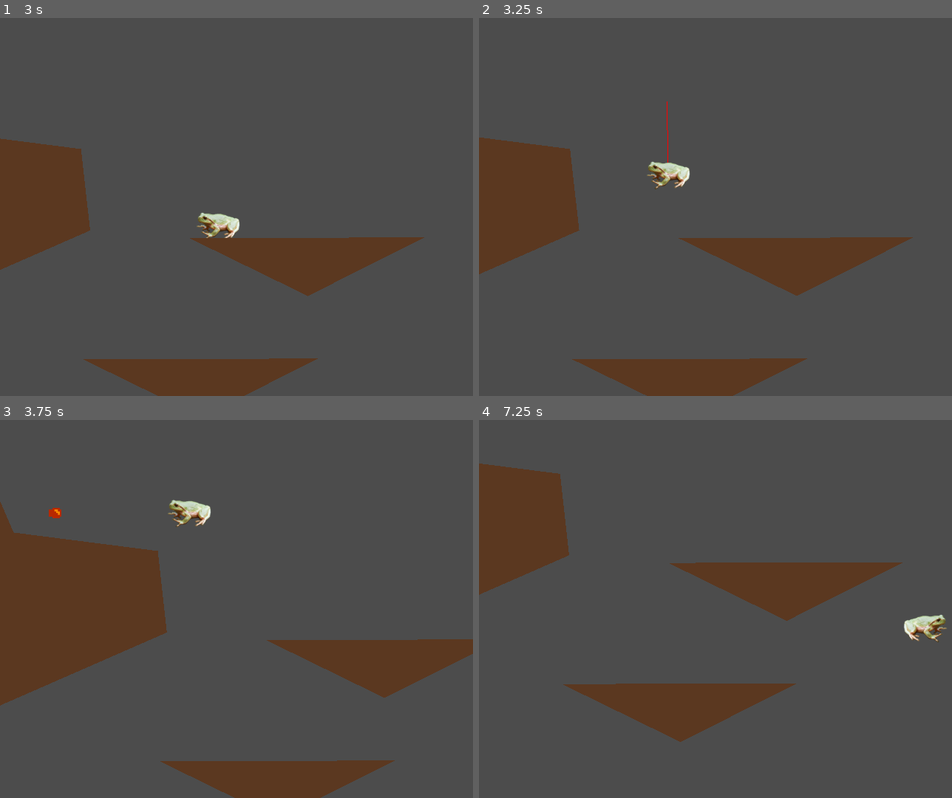
Above: before the commit, frames 1-4 (two rows, left to right).
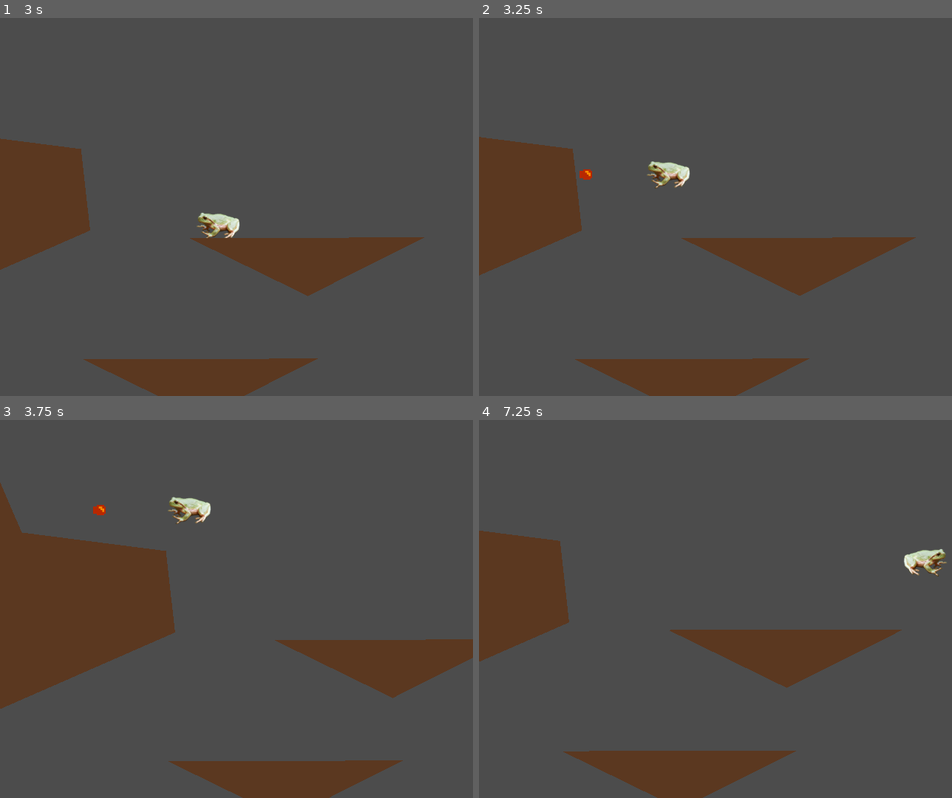
Above: after the commit, the same moments.

Repository: fheysel/frogGoesToSpace
Game: Godot game, scene res://Level0.tscn
The game is run twice, just before and just after one commit, with the same random seed, the same clock (stepped at 60 frames per second) and the same inputs.
Inputs:
- Up to frame 1 (3 s): hold X (tongue) 0.53-1.28 s; hold Right (walk_right) 0.53-2.03 s; tap Z (jump) at 0.77, 0.8, 1.07, 1.35, 1.52, 1.82, 2.3 s; tap X (tongue) at 1.55 s; hold Down (look_down) 2.03-2.78 s; hold Left (walk_left) from 2.03 s (still down); tap Up (look_up) at 2.85 s
- Up to frame 2 (3.25 s): keep holding Left (walk_left); tap Z (jump) at 3.02 s; tap X (tongue) at 3.05 s
- Up to frame 3 (3.75 s): keep holding Left (walk_left); tap Z (jump) at 3.32 s; hold X (tongue) from 3.53 s (still down)
- Up to frame 4 (7.25 s): tap Z (jump) at 3.77, 3.8, 4.07, 4.52, 4.82, 6.02, 6.32, 6.77, 6.8, 7.07 s; release Left (walk_left) at 4.28 s; release X (tongue) at 4.28 s; hold Right (walk_right) from 4.28 s (still down); tap X (tongue) at 4.35, 6.05 s; hold Z (jump) 5.03-5.78 s; tap Down (look_down) at 5.85 s; hold Up (look_up) from 6.53 s (still down)

Frame 1 is identical in both runs. In frame 2, 0.7% of the frame differs, in the area x 0-93%, y 22-100%; in frame 3, 2.3%; in frame 4, 22%, in the area x 0-99%, y 11-100%.

Commit message:
Add frog hop, jump, tongue shoot, and tongue swing sound effects

Diff:
--- a/godotproject/Player.gd
+++ b/godotproject/Player.gd
@@ -11,6 +11,11 @@
 export (float) var shorthop_ratio = 0.6
 export (float) var swing_user_anglespeed_per_s = 1
 export (float) var swing_user_radius_per_s = 40
+# How long to delay between hop sound effects
+export (float) var hop_sound_timer_period = 0.2
+# Used to add some randomness to hop sounds - see its use
+# in the code below for more detail
+export (float) var hop_sound_timer_period_variance = 0.1
 
 
 var velocity = Vector2.ZERO
@@ -28,6 +33,14 @@
 var swing_radius = 0
 var swing_angle = 0
 var swing_pivot_position = Vector2.ZERO
+
+# Timer used to add delay between hop sound effects
+# This is temporary - in the future, hop sound will be synchronized
+# with the hop animation
+var hop_sound_timer = 0
+
+func is_zero(x):
+	return abs(x) < 0.01
 
 func start_swing():
 	# Calculate initial angle and radius
@@ -133,6 +146,17 @@
 			velocity.y = jump_speed
 		velocity.y = max(min(velocity.y, 1200), -1200)
 		velocity = move_and_slide(velocity, Vector2.UP)
+		# Count down the hop sound timer, ensuring it never goes below 0.
+		hop_sound_timer = max(hop_sound_timer - delta, 0)
+		# Play sound effect when timer has expired and frog is walking on floor.
+		if hop_sound_timer <= 0 && is_on_floor() && !is_zero(user_direction.x) && !is_zero(velocity.x):
+			# Calculate new timer value, based on period as well as random variance.
+			# This slight variance will hopefully make it sound more natural.
+			# Let P and V be the period and variance, the minimum timer value will be P and the max will be P*(1+V)
+			# In practice, with (P,V) = (0.2,0.1), the min will be 0.2 and the max will be 0.22
+			hop_sound_timer = hop_sound_timer_period * (1 + rand_range(0, hop_sound_timer_period_variance))
+			# Play sound effect.
+			$HopSoundPlayer.play(0)
 	pass
 
 func update_anim():
@@ -158,15 +182,22 @@
 	get_input()
 	do_movement(delta)
 
+	# Factored out jump decision to avoid duplicating code.
+	var do_jump = false
 	if Input.is_action_just_pressed("jump"):
 		if $PlayerTongue.swinging:
-			stop_swing()
-			jump_frame_countdown = jump_length
-			jump_shorthop_countdown = shorthop_length
+			do_jump = true
 		else:
 			if is_on_floor():
-				jump_frame_countdown = jump_length
-				jump_shorthop_countdown = shorthop_length
+				do_jump = true
+	if do_jump:
+		# If the player is currently swinging, break them out of their swing.
+		if $PlayerTongue.swinging:
+			stop_swing()
+		# Set jump timers to cause frog to jump.
+		jump_frame_countdown = jump_length
+		jump_shorthop_countdown = shorthop_length
+		$JumpSoundPlayer.play(0)
 	update_anim()
 	if Input.is_action_just_pressed("tongue"):
 		if $PlayerTongue.swinging:
--- a/godotproject/Player.tscn
+++ b/godotproject/Player.tscn
@@ -1,12 +1,18 @@
-[gd_scene load_steps=5 format=2]
+[gd_scene load_steps=8 format=2]
 
 [ext_resource path="res://Player.gd" type="Script" id=1]
 [ext_resource path="res://realfrog.png" type="Texture" id=2]
 [ext_resource path="res://PlayerTongue.tscn" type="PackedScene" id=3]
+[ext_resource path="res://sfx/jump.wav" type="AudioStream" id=4]
+[ext_resource path="res://sfx/hop.wav" type="AudioStream" id=5]
 
 [sub_resource type="CapsuleShape2D" id=1]
 radius = 16.3637
 height = 18.7289
+
+[sub_resource type="AudioStreamRandomPitch" id=2]
+audio_stream = ExtResource( 5 )
+random_pitch = 1.4
 
 [node name="Player" type="KinematicBody2D"]
 collision_layer = 2
@@ -22,7 +28,12 @@
 shape = SubResource( 1 )
 
 [node name="PlayerTongue" parent="." instance=ExtResource( 3 )]
-shoot_speed = 900.0
+
+[node name="HopSoundPlayer" type="AudioStreamPlayer2D" parent="."]
+stream = SubResource( 2 )
+
+[node name="JumpSoundPlayer" type="AudioStreamPlayer2D" parent="."]
+stream = ExtResource( 4 )
 [connection signal="tongue_start" from="." to="PlayerTongue" method="_on_Player_tongue_start"]
 [connection signal="tongue_stop" from="." to="PlayerTongue" method="_on_Player_tongue_stop"]
 [connection signal="tongue_swing" from="PlayerTongue" to="." method="_on_PlayerTongue_tongue_swing"]
--- a/godotproject/PlayerTongue.gd
+++ b/godotproject/PlayerTongue.gd
@@ -21,6 +21,9 @@
 	swinging = false
 	$TongueCollisionArea/CollisionShape2D/Sprite.visible = false
 	$TongueCollisionArea/CollisionShape2D.disabled = true
+	# Stop all sound effects
+	$ShootSoundPlayer.playing = false
+	$StickSoundPlayer.playing = false
 	position = Vector2.ZERO
 
 func handle_idle(delta):
@@ -33,6 +36,7 @@
 	$TongueCollisionArea/CollisionShape2D/Sprite.visible = true
 	$TongueCollisionArea/CollisionShape2D.disabled = false
 	shoot_direction = dirn
+	$ShootSoundPlayer.play(0)
 
 func handle_shoot(delta):
 	# Advance tongue in direction
@@ -47,6 +51,9 @@
 	swinging = true
 	$TongueCollisionArea/CollisionShape2D/Sprite.visible = false
 	$TongueCollisionArea/CollisionShape2D.disabled = true
+	# Stop playing shoot sound effect once tongue sticks
+	$ShootSoundPlayer.playing = false
+	$StickSoundPlayer.play(0)
 	emit_signal("tongue_swing", get_global_transform().xform(Vector2.ZERO))
 
 func handle_swing(delta):
--- a/godotproject/PlayerTongue.tscn
+++ b/godotproject/PlayerTongue.tscn
@@ -1,7 +1,9 @@
-[gd_scene load_steps=4 format=2]
+[gd_scene load_steps=6 format=2]
 
 [ext_resource path="res://tongue_end.png" type="Texture" id=1]
 [ext_resource path="res://PlayerTongue.gd" type="Script" id=2]
+[ext_resource path="res://sfx/tongue.wav" type="AudioStream" id=3]
+[ext_resource path="res://sfx/tonguestick.wav" type="AudioStream" id=4]
 
 [sub_resource type="CircleShape2D" id=1]
 radius = 12.6757
@@ -20,4 +22,10 @@
 [node name="Sprite" type="Sprite" parent="TongueCollisionArea/CollisionShape2D"]
 position = Vector2( -2, 0 )
 texture = ExtResource( 1 )
+
+[node name="ShootSoundPlayer" type="AudioStreamPlayer2D" parent="."]
+stream = ExtResource( 3 )
+
+[node name="StickSoundPlayer" type="AudioStreamPlayer2D" parent="."]
+stream = ExtResource( 4 )
 [connection signal="body_entered" from="TongueCollisionArea" to="." method="_on_TongueCollisionArea_body_entered"]
Not shown, added: godotproject/sfx/hop.wav.import
Not shown, added: godotproject/sfx/tongue.wav.import
Not shown, added: godotproject/sfx/tonguestick.wav.import
Not shown, added: godotproject/sfx/hop.wav
Not shown, added: godotproject/sfx/jump.wav
Not shown, added: godotproject/sfx/tongue.wav
Not shown, added: godotproject/sfx/tonguestick.wav
